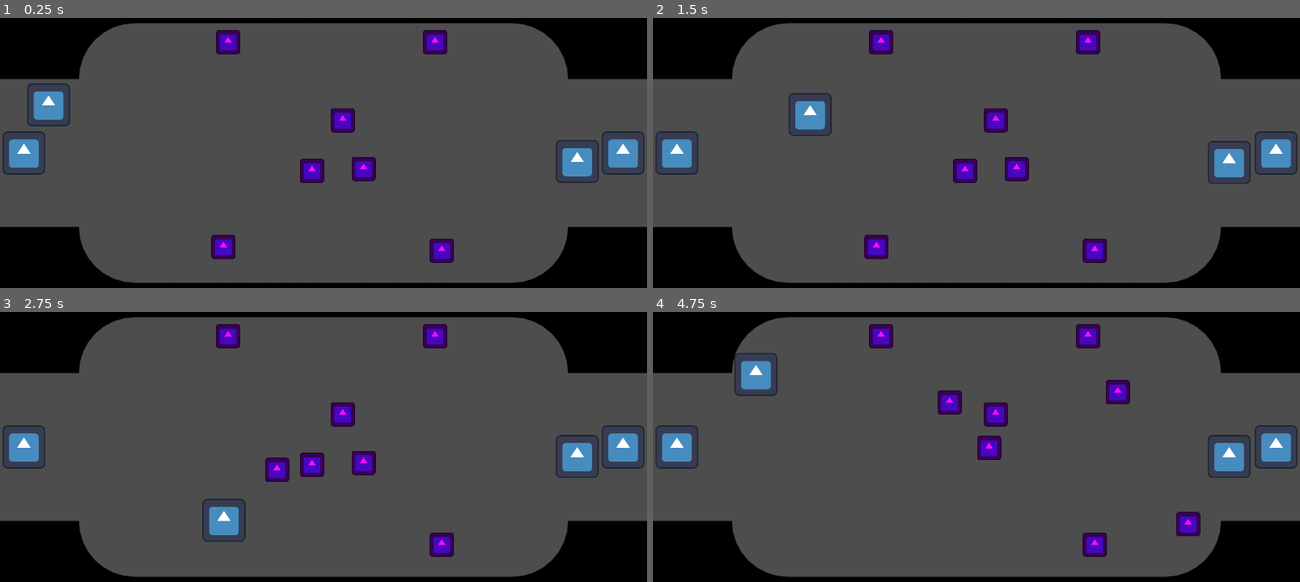
Above: before the commit, frames 1-4 (two rows, left to right).
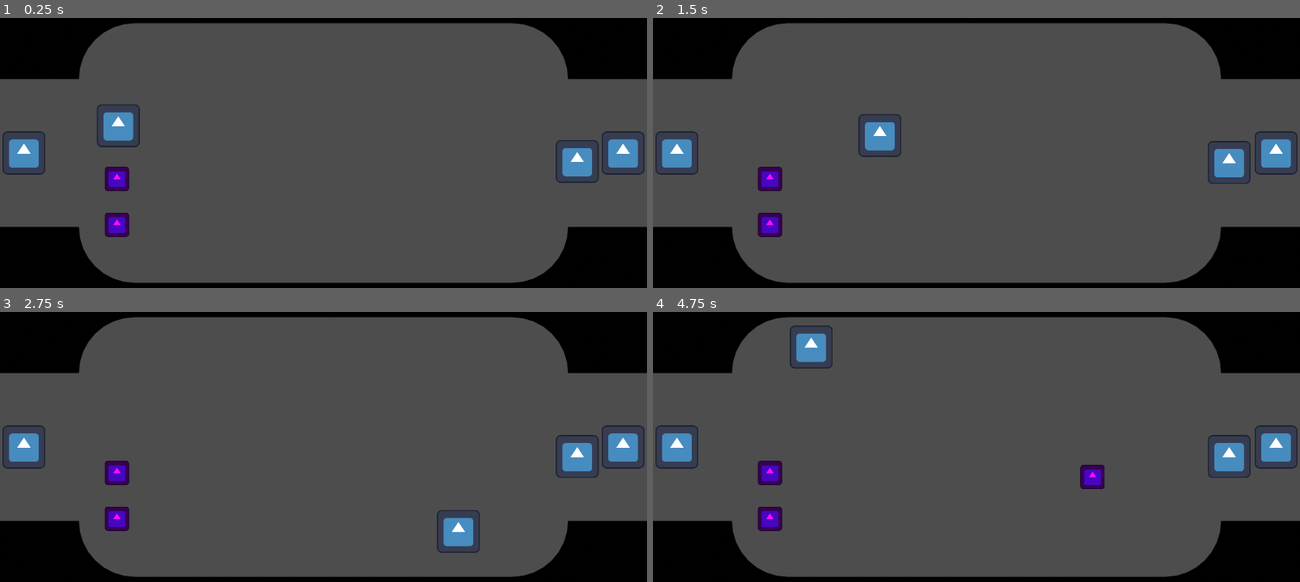
Above: after the commit, the same moments.

Repository: corpusCallosotomy/BubbleBowl
Game: Godot game, scene res://scenes/screens/arena/arena.tscn
The game is run twice, just before and just after one commit, with the same random seed, the same clock (stepped at 60 frames per second) and the same inputs. The engine's default icon, where the game draws it, is replaced by a stand-in: a white triangle on a blue panel in a dark square.
Inputs:
- Up to frame 1 (0.25 s): no input
- Up to frame 2 (1.5 s): tap Enter at 0.5 s; hold D (P1_right) 0.53-1.28 s; tap Down (P2_down) at 0.6 s; hold S (P1_down) from 1.28 s (still down); tap Left (P2_left) at 1.35 s
- Up to frame 3 (2.75 s): release S (P1_down) at 2.03 s; hold D (P1_right) from 2.03 s (still down); tap Right (P2_right) at 2.1 s
- Up to frame 4 (4.75 s): release D (P1_right) at 2.78 s; hold W (P1_up) 2.78-3.53 s; tap Up (P2_up) at 2.85 s; hold A (P1_left) from 3.53 s (still down); tap Down (P2_down) at 3.6 s; tap Left (P2_left) at 4.35 s

The runs differ from the first frame. In frame 1, 4.3% of the frame differs, in the area x 4-71%, y 4-91%; in frame 2, 4.3%; in frame 3, 4.2%; in frame 4, 5.0%, in the area x 12-85%, y 4-91%.

Commit message:
More big changes, start of bubble merging

Diff:
--- a/scenes/bubbles/Bubble.gd
+++ b/scenes/bubbles/Bubble.gd
@@ -1,10 +1,9 @@
 extends RigidBody2D
 
-@export var collisionShape: CollisionShape2D
-#@export var bounceForce: float = 10.0
-# Called when the node enters the scene tree for the first time.
+@export var bubbleSize: int = 1
+
 func _ready():
-	pass # Replace with function body.
+	self.body_entered.connect(bodyEntered)
 
 
 # Called every frame. 'delta' is the elapsed time since the previous frame.
@@ -12,7 +11,26 @@
 	pass
 
 
+func bodyEntered(body):
+	#print("Bubble hit a body")
+	if body.is_in_group("Bubble"):
+		#print("Bubble hit a bubble")
+		if body.bubbleSize==self.bubbleSize:
+
+			var selfIndex = self.get_index()
+			var bodyIndex = body.get_index()
+
+			if selfIndex>bodyIndex:
+				self.queue_free()
+			else:
+				print("I was the higher one")
+				# SPAWN NEXT SIZE BUBBLE
+
+		# CHECK IF BUBBLE IS THE SAME SIZE
+		# CHECK WHICH BUBBLE IS HIGHER IN SCENE TREE. LOWER BUBBLE DIES INSTANTLY
+		# HIGHER BUBBLE SPAWNS BUBBLE OF NEXT SIZE
+
+
 func _on_body_entered(body):
-	if body.is_in_group("Bubble") or body.is_in_group("Environment"):
-		#apply_central_impulse(body.get_normal()*bounceForce)
-		pass
+	#print("HELP")
+	bodyEntered(body)
--- a/scenes/bubbles/Bubble.tscn
+++ b/scenes/bubbles/Bubble.tscn
@@ -10,13 +10,14 @@
 [sub_resource type="CircleShape2D" id="CircleShape2D_rp0vr"]
 radius = 42.0119
 
-[node name="Bubble" type="RigidBody2D" node_paths=PackedStringArray("collisionShape") groups=["Bubble"]]
+[node name="Bubble" type="RigidBody2D" groups=["Bubble"]]
 physics_material_override = SubResource("PhysicsMaterial_j8tdy")
 gravity_scale = 0.0
 lock_rotation = true
+contact_monitor = true
+max_contacts_reported = 1
 linear_damp = 0.5
 script = ExtResource("1_3sle1")
-collisionShape = NodePath("CollisionShape2D")
 
 [node name="Icon" type="Sprite2D" parent="."]
 modulate = Color(1, 0.0431373, 1, 1)
--- a/scenes/screens/arena/arena.tscn
+++ b/scenes/screens/arena/arena.tscn
@@ -15,7 +15,7 @@
 position = Vector2(960, 540)
 
 [node name="Player" parent="." instance=ExtResource("1_etxjp")]
-position = Vector2(144, 397)
+position = Vector2(351, 459)
 
 [node name="Player2" parent="." instance=ExtResource("1_etxjp")]
 position = Vector2(1713, 565)
@@ -51,22 +51,7 @@
 polygon = PackedVector2Array(1917, 759, 1917, 757, 1690, 758, 1685.3, 758, 1680, 787.8, 1680, 793.5, 1671, 819.7, 1671, …(440 unchanged characters)…
 
 [node name="Bubble" parent="." instance=ExtResource("2_rqac2")]
-position = Vector2(677, 211)
+position = Vector2(347, 617)
 
 [node name="Bubble2" parent="." instance=ExtResource("2_rqac2")]
-position = Vector2(1291, 211)
-
-[node name="Bubble3" parent="." instance=ExtResource("2_rqac2")]
-position = Vector2(663, 819)
-
-[node name="Bubble4" parent="." instance=ExtResource("2_rqac2")]
-position = Vector2(1311, 830)
-
-[node name="Bubble5" parent="." instance=ExtResource("2_rqac2")]
-position = Vector2(1079, 587)
-
-[node name="Bubble6" parent="." instance=ExtResource("2_rqac2")]
-position = Vector2(1017, 443)
-
-[node name="Bubble7" parent="." instance=ExtResource("2_rqac2")]
-position = Vector2(926, 593)
+position = Vector2(347, 753)
--- a/scenes/screens/arena/goal.gd
+++ b/scenes/screens/arena/goal.gd
@@ -14,7 +14,7 @@
 
 
 func _on_body_entered(body):
-	print(body)
+	#print(body)
 	if body.is_in_group("Bubble"):
 		body.queue_free()
 		if isPlayer1Goal:
